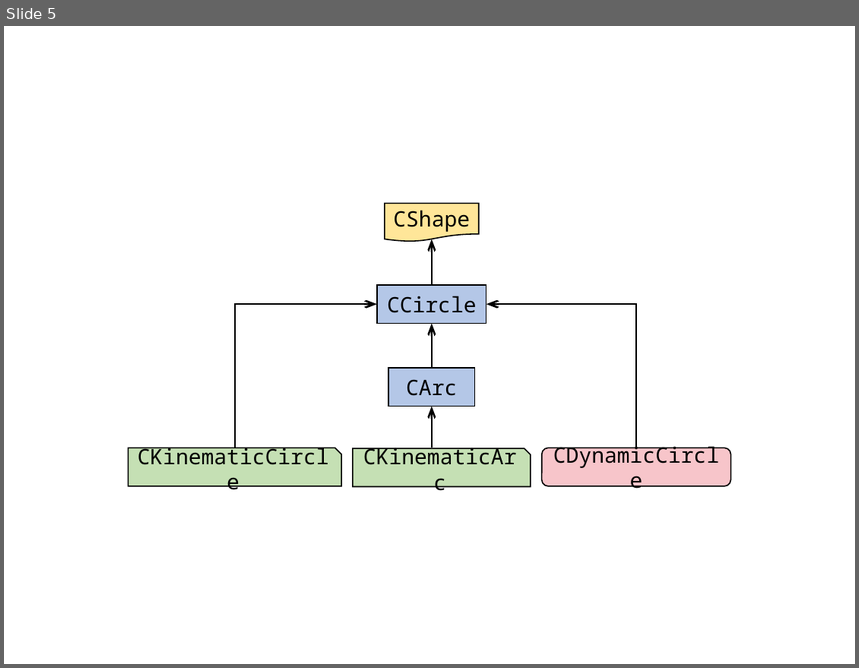
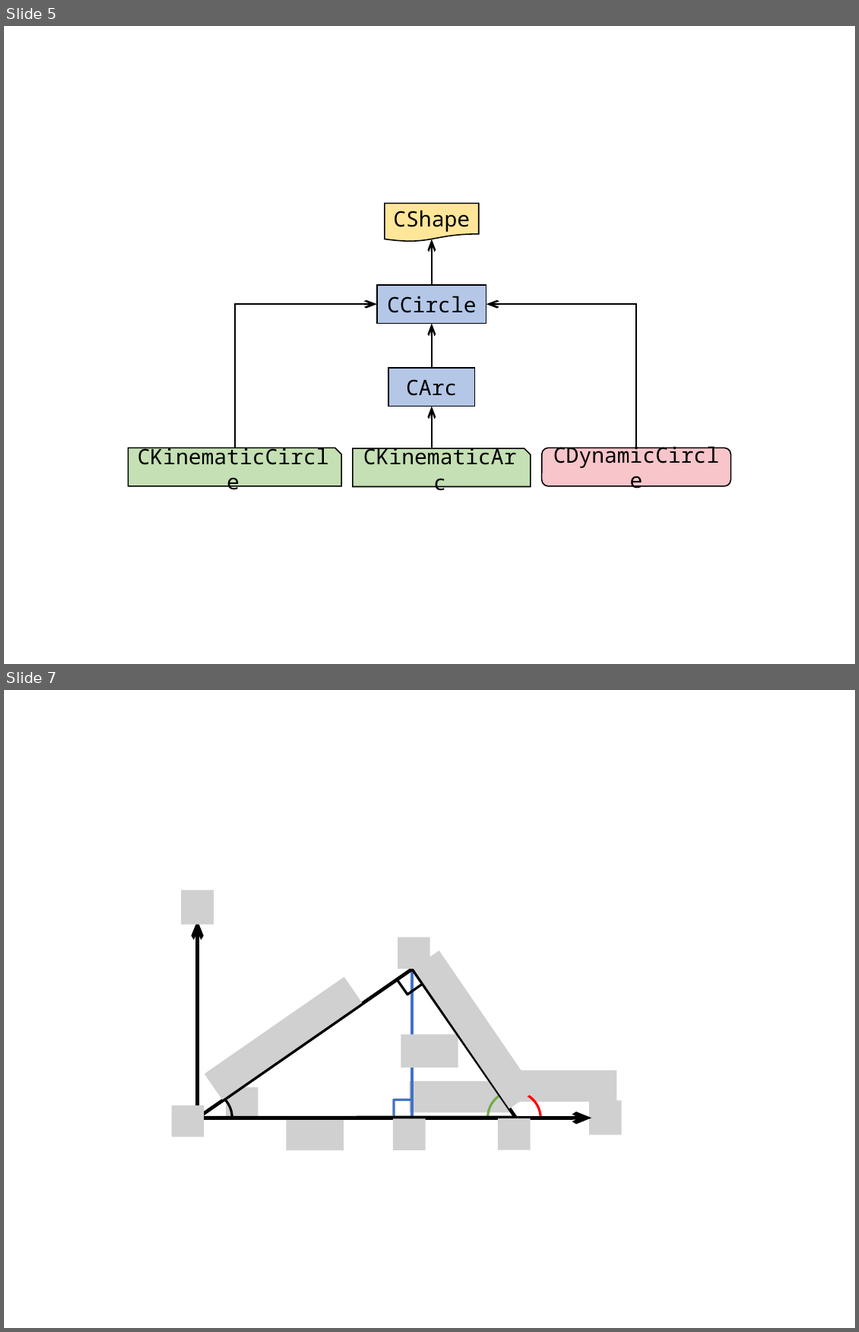
Before and after one commit to Ian-Parberry/sage-docs, a slide deck: Doxygen/physics/2. Shapes Library/figures.pptx. Shown one above the other, each under a label of ours: slide 5 before the commit, slides 5 and 7 after it; the slides between them are not shown. The pictures are 859x668 and 859x1332 pixels, drawn with LibreOffice and Linux fonts; fonts in the diff are those of the drawing; grey boxes stand for pictures. Boxes give left, top, right and bottom in pixels: in the first picture for what was removed or moved away, otherwise in the second. Text is boxed around its words. In the diff, an @@ line names an element or a change of style, - is before the commit and + after.

```diff
--- a/Doxygen/physics/2. Shapes Library/figures.pptx
+++ b/Doxygen/physics/2. Shapes Library/figures.pptx
@@ slide 7 added at (4, 690, 855, 1328), background #FFFFFF @@
@@ picture added at (181, 890, 214, 924) @@
@@ arrow added from (197, 1118) to (197, 921), #000000 3 pt @@
@@ picture added at (398, 938, 430, 969) @@
@@ picture added at (413, 951, 535, 1110) @@
@@ right triangle added at (198, 969, 515, 1267), outline #000000 3 pt @@
@@ picture added at (204, 977, 362, 1100) @@
@@ freeform shape added at (398, 971, 421, 995), outline #000000 2 pt @@
@@ line added from (413, 969) to (413, 1118), #4472C4 2.5 pt @@
@@ picture added at (401, 1035, 458, 1068) @@
@@ picture added at (506, 1071, 617, 1102) @@
@@ arc (boxed as its full ellipse) added at (179, 1091, 232, 1144), outline #000000 2 pt @@
@@ picture added at (226, 1087, 259, 1119) @@
@@ picture added at (409, 1081, 509, 1113) @@
@@ arc (boxed as its full ellipse) added at (487, 1091, 541, 1144), outline #70AD47 2 pt @@
@@ arc (boxed as its full ellipse) added at (487, 1092, 541, 1145), outline #FF0000 2 pt @@
@@ picture added at (172, 1106, 204, 1137) @@
@@ arrow added from (198, 1118) to (591, 1118), #000000 3 pt @@
@@ picture added at (287, 1119, 344, 1151) @@
@@ picture added at (393, 1119, 425, 1151) @@
@@ freeform shape added at (394, 1100, 411, 1117), outline #4472C4 2 pt @@
@@ picture added at (498, 1119, 530, 1151) @@
@@ picture added at (590, 1101, 622, 1135) @@
```
Also in this commit, not shown: 2 other slides added, 3 slides removed, 13 other files.
